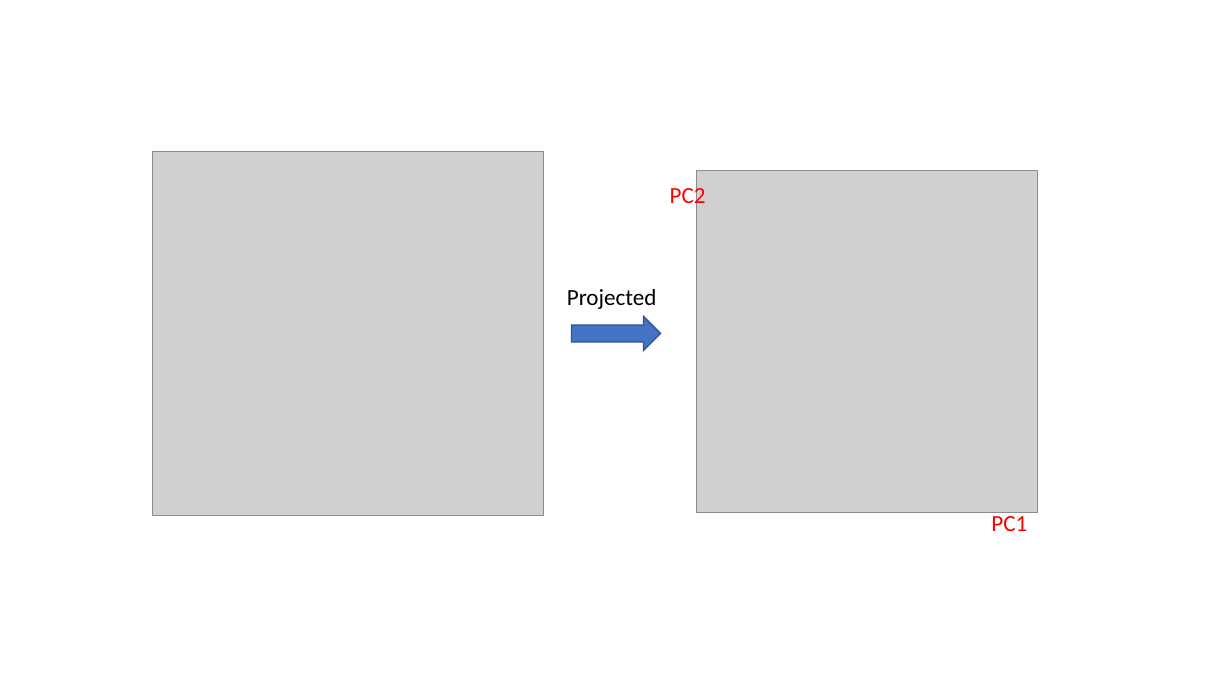
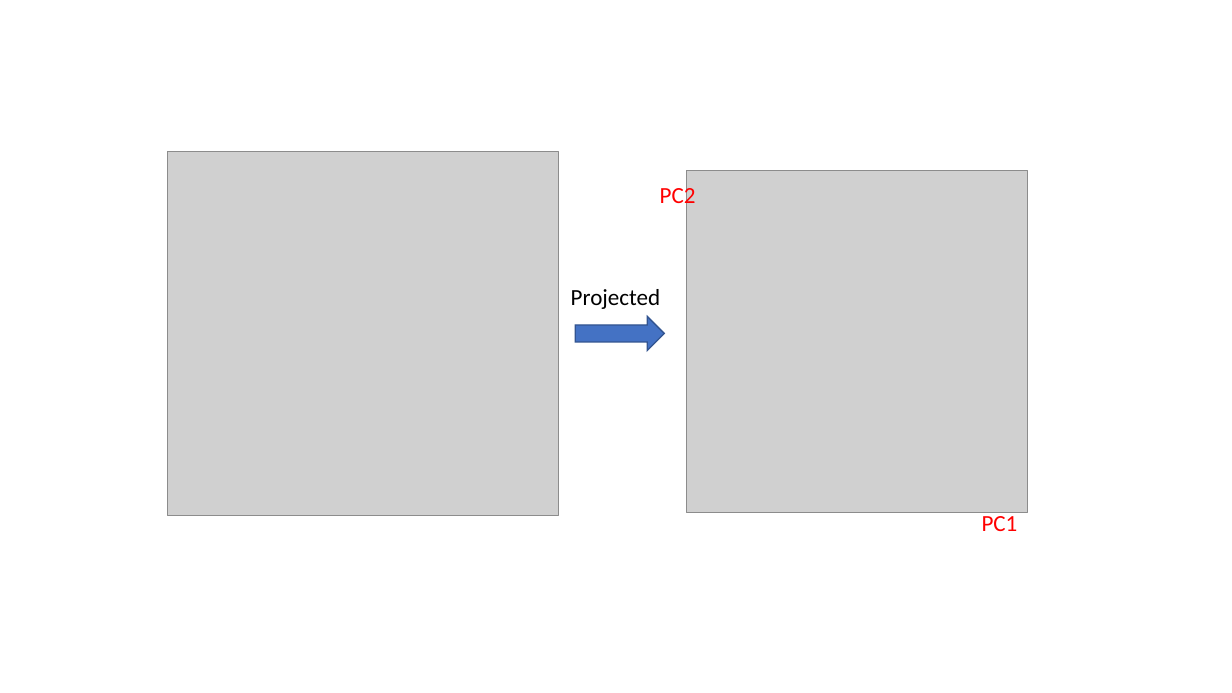
Before and after one commit to daniel-yj-yang/ml, a slide deck: slide 2 of PCA/images/PCA_2PCs.pptx. Drawn at 1232x693 pixels with LibreOffice and Linux fonts; fonts in the diff are those of the drawing; grey boxes stand for pictures. Boxes give left, top, right and bottom in pixels: in the first picture for what was removed or moved away, otherwise in the second. Text is boxed around its words. In the diff, an @@ line names an element or a change of style, - is before the commit and + after.

```diff
--- a/PCA/images/PCA_2PCs.pptx
+++ b/PCA/images/PCA_2PCs.pptx
@@ picture: place and size @@
-picture at [152,152,543,516]
+picture at [167,152,558,516]
@@ 2 texts, 1 picture: place and size @@
-2 texts, 1 picture at [670,171,1038,531]
+2 texts, 1 picture at [660,171,1028,531]
@@ text "Projected": place and size @@
-text "Projected" at [567,289,657,309]
+text "Projected" at [571,289,661,309]
@@ right arrow: place and size @@
-right arrow at [571,316,660,350]
+right arrow at [576,316,665,350]
```
Also in this commit, not shown: 2 other files.
